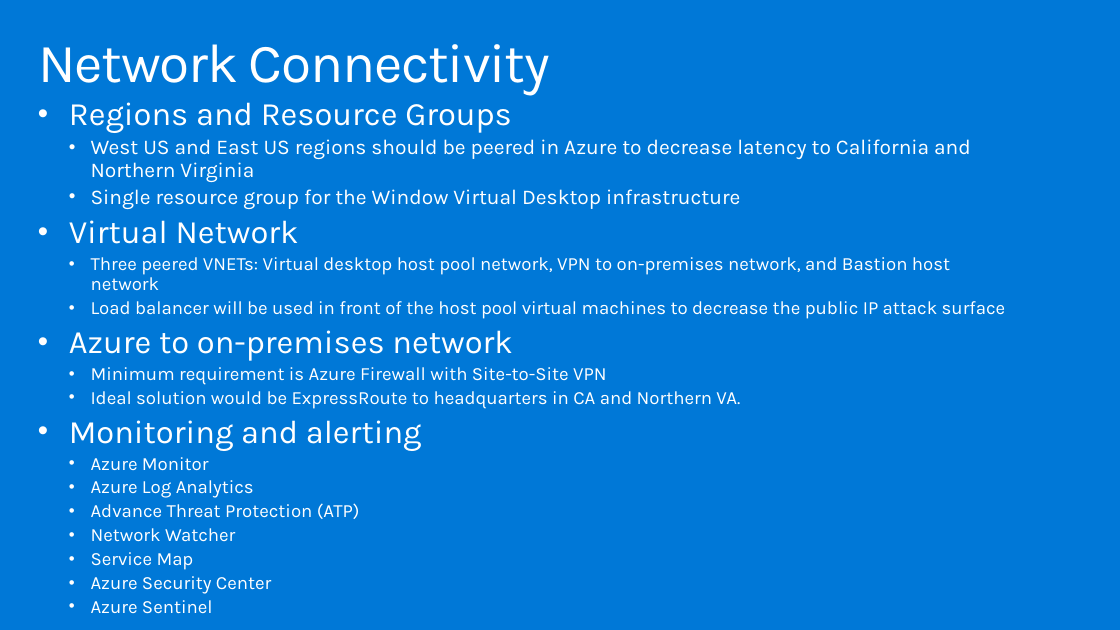
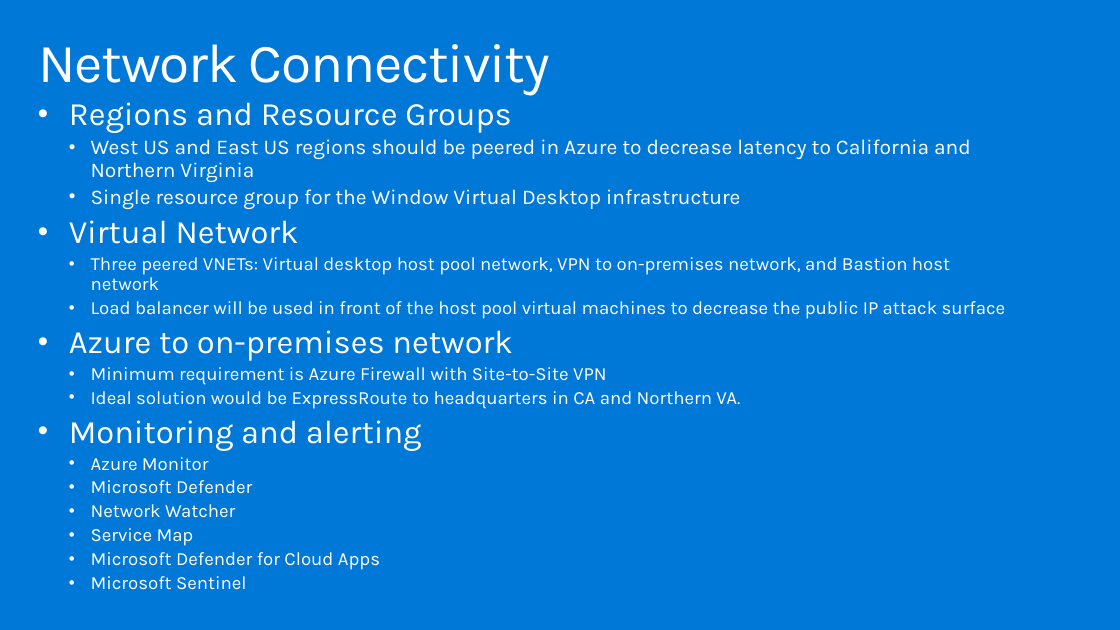
Before and after one commit to tobiasrademacher/MCW-Implementing-Azure-Virtual-Desktop-in-the-enterprise, a slide deck: slide 24 of Whiteboard design session/WDS trainer presentation - Implementing Azure Virtual Desktop in the enterprise.pptx. Drawn at 1120x630 pixels with LibreOffice and Linux fonts; fonts in the diff are those of the drawing. Boxes give left, top, right and bottom in pixels: in the first picture for what was removed or moved away, otherwise in the second. Text is boxed around its words. In the diff, an @@ line names an element or a change of style, - is before the commit and + after.

```diff
--- a/Whiteboard design session/WDS trainer presentation - Implementing Azure Virtual Desktop in the enterprise.pptx
+++ b/Whiteboard design session/WDS trainer presentation - Implementing Azure Virtual Desktop in the enterprise.pptx
@@ text at bbox=[91, 480, 252, 494]: text changed @@
-  • Azure Log Analytics
-  • Advance Threat Protection (ATP)
+  • Microsoft Defender
@@ text at bbox=[91, 552, 380, 590]: text changed @@
-  • Azure Security Center
-  • Azure Sentinel
+  • Microsoft Defender for Cloud Apps
+  • Microsoft Sentinel
```
Also in this commit, not shown: 6 other slides changed, 3 other files.
